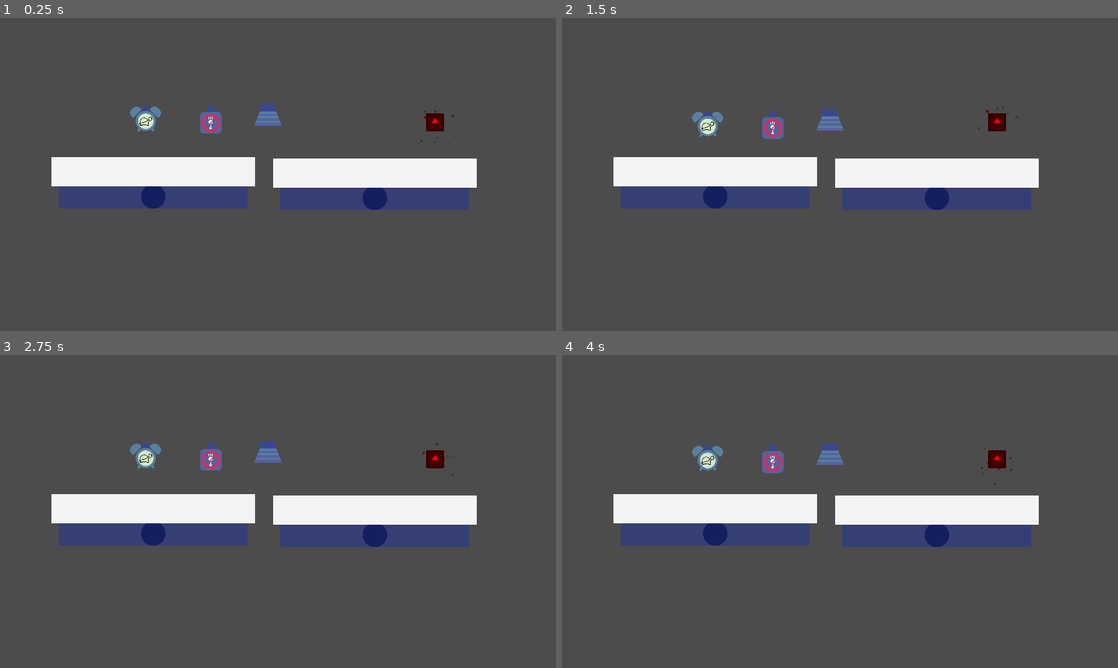
Above: before the commit, frames 1-4 (two rows, left to right).
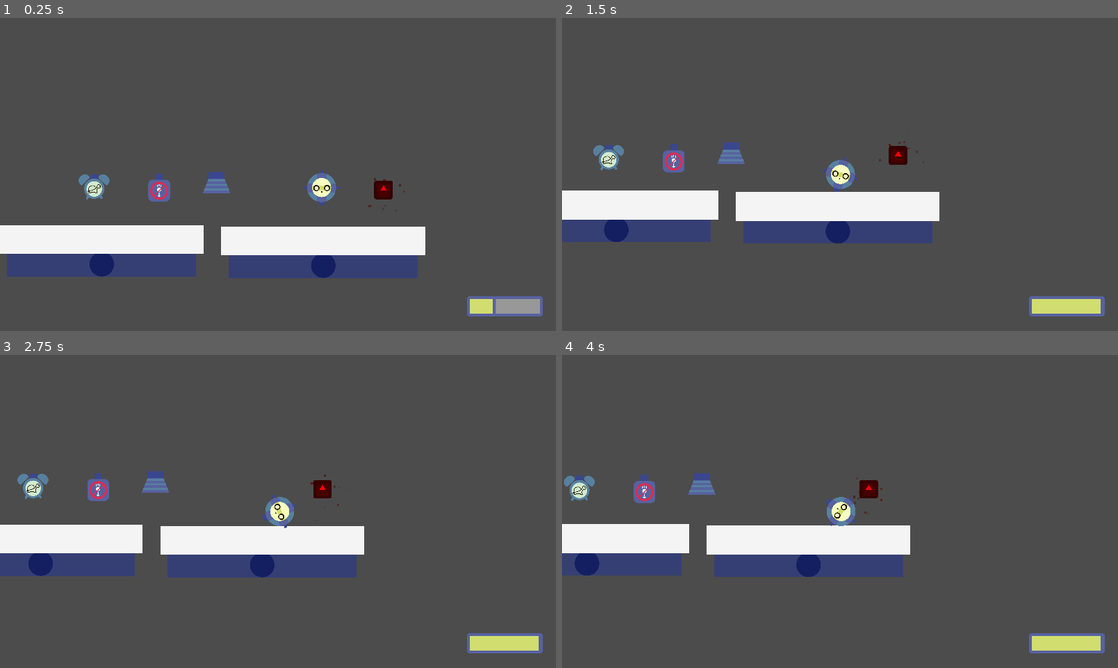
Above: after the commit, the same moments.

Repository: KoshakiDev/GodotWildJam13Mar2021
Game: Godot game, scene res://Source/Levels/Levels/SaveTestLevel.tscn
Same seed, same stepped clock (60 frames per second), same inputs: the game is played once before the commit and once after it. This scene is started directly instead of the project's main scene. The engine's default icon, where the game draws it, is replaced by a stand-in: a white triangle on a blue panel in a dark square.
Inputs (mouse positions are in pixels of both pictures, inside the frame that each line leads up to):
- Up to frame 1 (0.25 s): no input
- Up to frame 2 (1.5 s): move the mouse to (812, 237) at 0.52 s; hold Right (move_right) 0.53-1.25 s; click (812, 237) at 0.6 s; drag from (1006, 221) to (706, 124) at 1.27 s
- Up to frame 3 (2.75 s): move the mouse to (111, 464) at 2.02 s; hold Left (move_left) from 2.03 s (still down); hold Right mouse button (right_click) from 2.03 s (still down)
- Up to frame 4 (4 s): release Left (move_left) at 2.75 s; release Right mouse button (right_click) at 2.75 s; drag from (867, 511) to (773, 458) at 2.77 s; move the mouse to (756, 433) at 3.52 s; hold Left (move_left) from 3.53 s (still down); hold Mouse wheel down (zoom_out) from 3.53 s (still down)

The runs differ from the first frame. In frame 1, 25% of the frame differs, in the area x 0-98%, y 27-96%; in frame 2, 22%; in frame 3, 22%; in frame 4, 21%.
Error before the commit: Invalid call. Nonexistent function 'get_parent' in base 'Nil'. (res://Source/Autoloads/Globals.gd:65)

Commit message:
new level data is now created if old one couldn't be loaded

Diff:
--- a/Source/Levels/Level.gd
+++ b/Source/Levels/Level.gd
@@ -14,6 +14,10 @@
 func _ready() -> void:
 	# If the data could not be loaded, create new level data and save it (both
 	# done by the save method).
+	if not Globals.current_level:
+		Globals.create_objects()
+		Globals.current_level = self
+
 	load_data()
 
 	entities.add_child(Globals.player)
